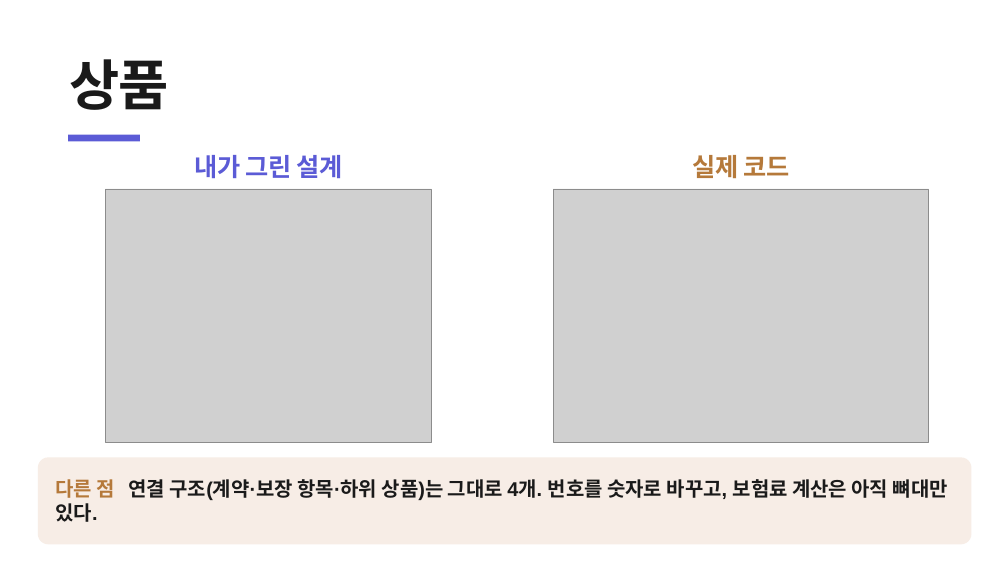
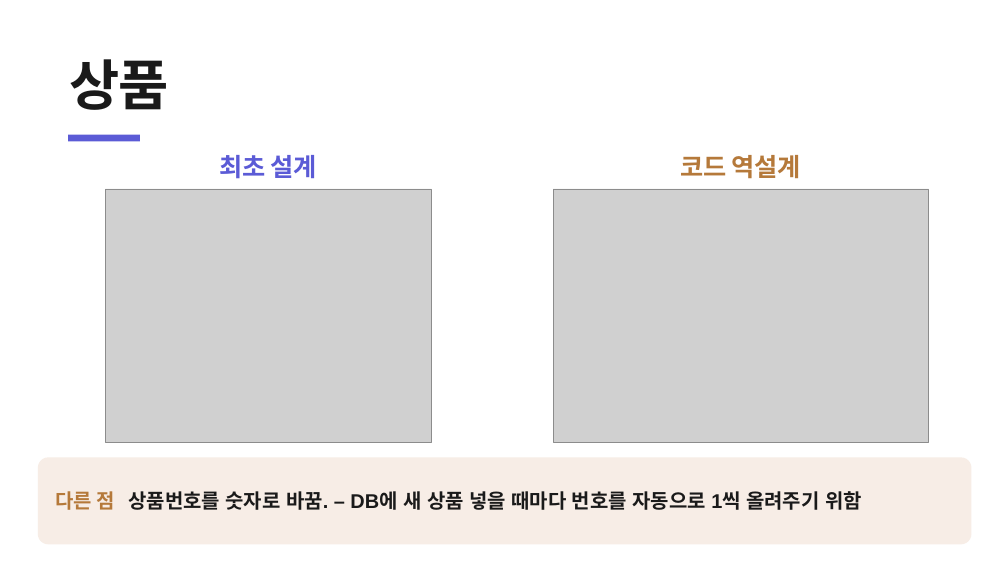
Before and after one commit to heyoonyoon/distributed-programming, a slide deck: slide 11 of docs/presentation/보험발표-figma.pptx. Drawn at 1008x567 pixels with LibreOffice and Linux fonts; fonts in the diff are those of the drawing; grey boxes stand for pictures. Boxes give left, top, right and bottom in pixels: in the first picture for what was removed or moved away, otherwise in the second. Text is boxed around its words. In the diff, an @@ line names an element or a change of style, - is before the commit and + after.

```diff
--- a/docs/presentation/보험발표-figma.pptx
+++ b/docs/presentation/보험발표-figma.pptx
@@ text at bbox=[220, 155, 317, 179]: text changed @@
-내가 그린 설계
+최초 설계
@@ text at bbox=[681, 155, 801, 179]: text changed @@
-실제 코드
+코드 역설계
@@ text in rounded rectangle at bbox=[56, 491, 862, 510]: text changed @@
-다른 점 연결 구조(계약·보장 항목·하위 상품)는 그대로 4개. 번호를 숫자로 바꾸고, 보험료 계산은 아직 뼈대만 있다.
+다른 점 상품번호를 숫자로 바꿈. – DB에 새 상품 넣을 때마다 번호를 자동으로 1씩 올려주기 위함
```
Also in this commit, not shown: 26 other slides changed, 8 slides added, 4 slides removed, 1 other file.
